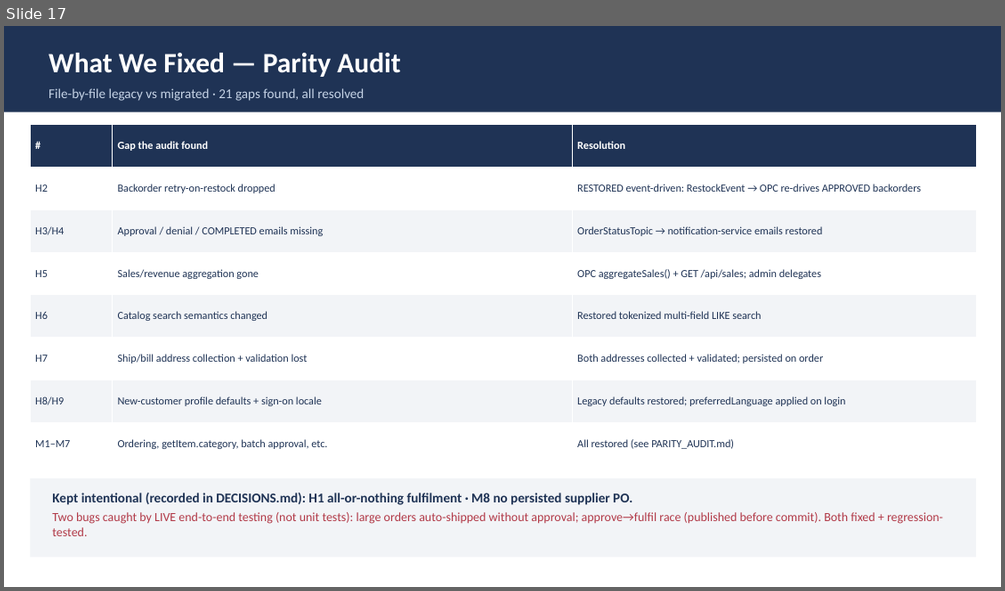
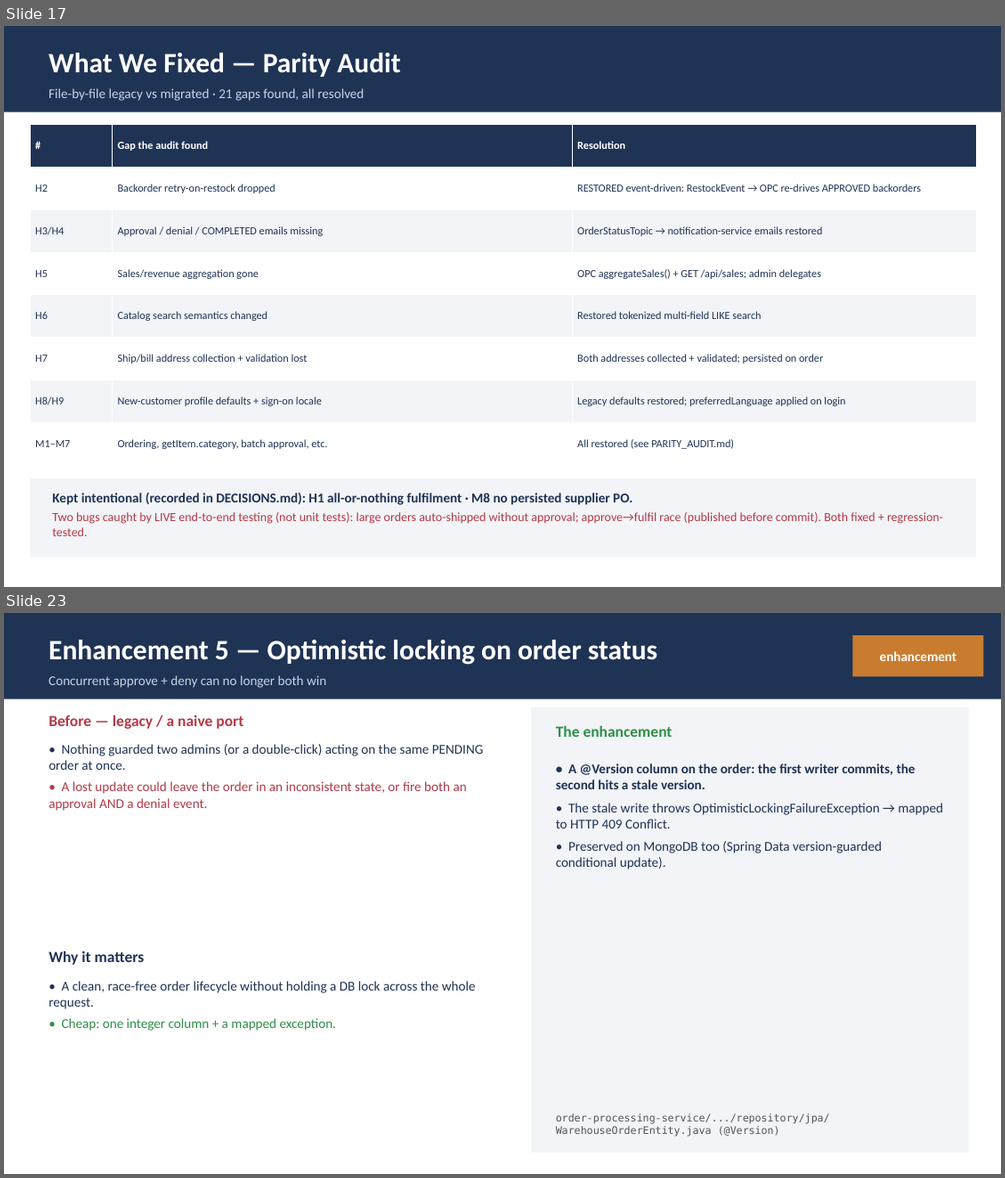
Before and after one commit to Vishak-94/pet-store, a slide deck: docs/PetStore_Demo_45min.pptx. Shown one above the other, each under a label of ours: slide 17 before the commit, slides 17 and 23 after it; the slides between them are not shown. The pictures are 1005x591 and 1005x1178 pixels, drawn with LibreOffice and Linux fonts; fonts in the diff are those of the drawing. Boxes give left, top, right and bottom in pixels: in the first picture for what was removed or moved away, otherwise in the second. Text is boxed around its words. In the diff, an @@ line names an element or a change of style, - is before the commit and + after.

Commit message:
Add enhancements-beyond-parity section to demo deck
- New enh_slide() helper: before / why-it-matters / the-enhancement + code-location footer
- Overview slide (E1-E10 table) + one detailed slide per enhancement:
  BCrypt, central RS256 IdP, transactional outbox, pessimistic stock lock,
  optimistic @Version lock, DLQ + bounded redelivery, idempotent consumers,
  validation + uniform error contract, CSRF + secure cookies, observability + stock cache
- Distinct from the parity audit (which restores legacy behaviour) — these are net improvements
- Agenda updated (section 8), renumbered through 13
- Regenerated PPTX (46 slides), verified zero shape overflow

```diff
--- a/docs/PetStore_Demo_45min.pptx
+++ b/docs/PetStore_Demo_45min.pptx
@@ slide 23 added at (4,613,1001,1174), background #FFFFFF @@
@@ rectangle added at (4,613,1001,699), fill #1F3355 @@
@@ rectangle added at (853,635,984,676), fill #C97C2F @@
@@ text added at (48,640,657,665), 27 pt, text #FFFFFF, bold @@
+Enhancement 5 — Optimistic locking on order status
@@ text added at (880,651,957,661), 13 pt, text #FFFFFF, bold @@
+enhancement
@@ text added at (48,675,326,688), 13 pt, text #C5D3E6 @@
+Concurrent approve + deny can no longer both win
@@ text added at (48,714,243,729), 15 pt, text #B23A48, bold @@
+Before — legacy / a naive port
@@ rectangle added at (531,707,969,1152), fill #F2F4F7 @@
@@ text added at (48,744,483,811), 13 pt, text #B23A48 @@
+• Nothing guarded two admins (or a double-click) acting on the same PENDING order at once.
+• A lost update could leave the order in an inconsistent state, or fire both an approval AND a denial event.
@@ text added at (556,725,672,737), 15 pt, text #2F8F46, bold @@
+The enhancement
@@ text added at (556,763,943,869), 13 pt, text #1F3355 @@
+• A @Version column on the order: the first writer commits, the second hits a stale version.
+• The stale write throws OptimisticLockingFailureException → mapped to HTTP 409 Conflict.
+• Preserved on MongoDB too (Spring Data version-guarded conditional update).
@@ text added at (48,950,145,965), 15 pt, text #1F3355, bold @@
+Why it matters
@@ text added at (48,981,476,1030), 13 pt, text #1F3355 @@
+• A clean, race-free order lifecycle without holding a DB lock across the whole request.
+• Cheap: one integer column + a mapped exception.
@@ text added at (556,1113,830,1136), 10 pt, text #555555 @@
+order-processing-service/.../repository/jpa/WarehouseOrderEntity.java (@Version)
```
Also in this commit, not shown: 1 slide changed, 10 other slides added, 1 other file.
